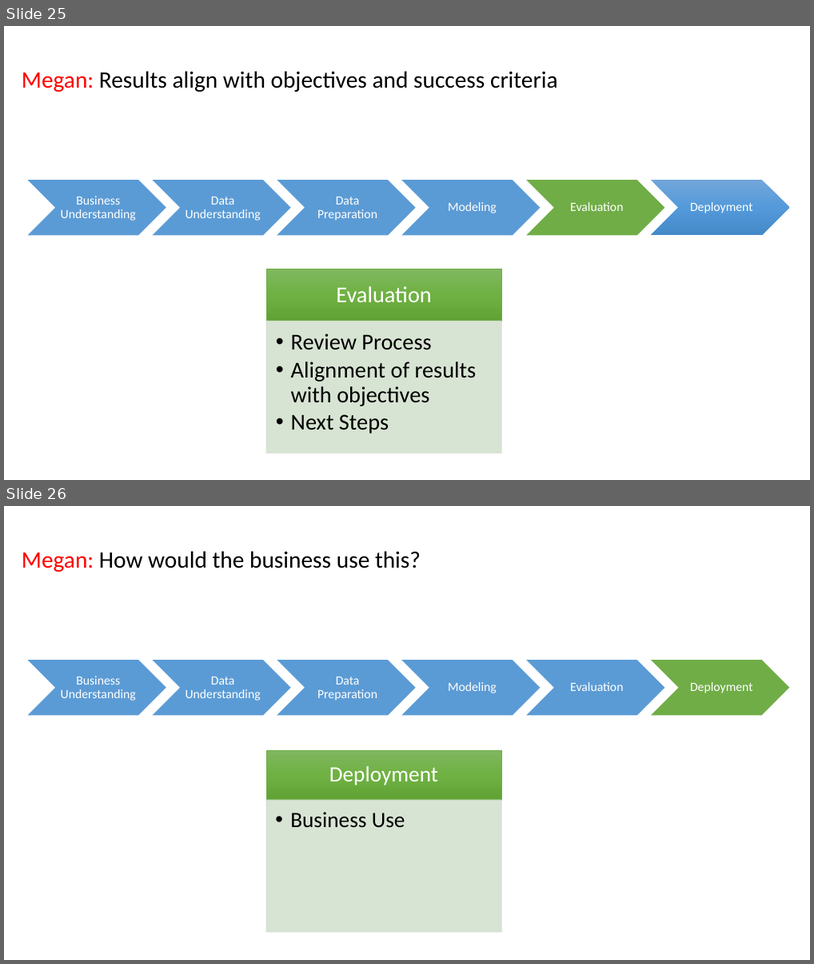
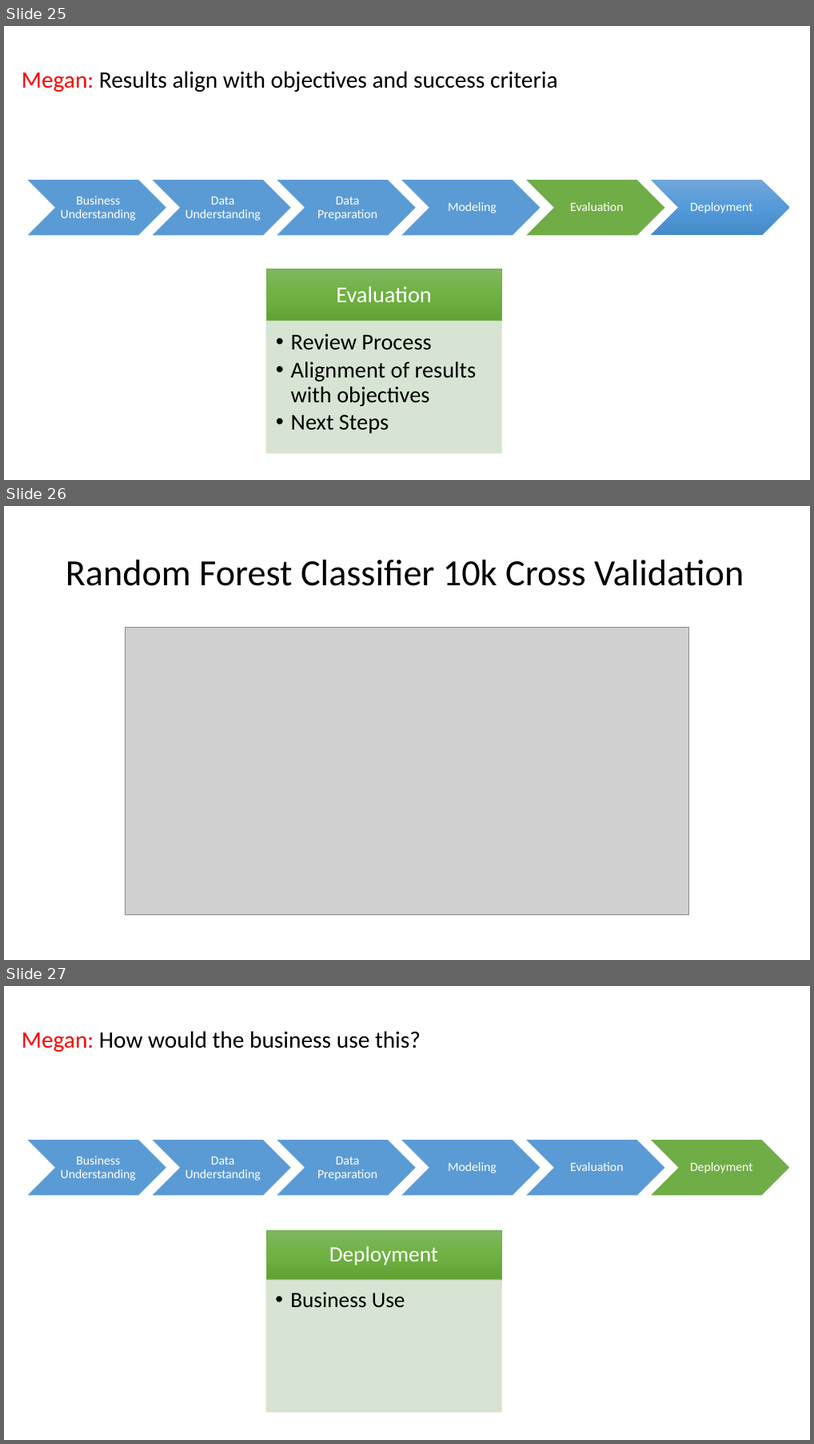
Before and after one commit to mGalarnyk/Machine_Learning_Froyo, a slide deck: Current_Powerpoint/Froyo_v2.pptx. Shown one above the other, each under a label of ours: slides 25 and 26 before the commit, slides 25, 26 and 27 after it. The pictures are 814x964 and 814x1444 pixels, drawn with LibreOffice and Linux fonts; fonts in the diff are those of the drawing; grey boxes stand for pictures. Boxes give left, top, right and bottom in pixels: in the first picture for what was removed or moved away, otherwise in the second. Text is boxed around its words. In the diff, an @@ line names an element or a change of style, - is before the commit and + after.

Commit message:
added Random Foresr Classifier 10k Cross Validation

```diff
--- a/Current_Powerpoint/Froyo_v2.pptx
+++ b/Current_Powerpoint/Froyo_v2.pptx
@@ slide 26 added at [4,506,810,960], background #FFFFFF @@
@@ title added at [66,560,744,586], 44 pt, text #000000 @@
+Random Forest Classifier 10k Cross Validation
@@ picture added at [125,627,690,915] @@
@@ what was slide 26 is now slide 27 @@
```
